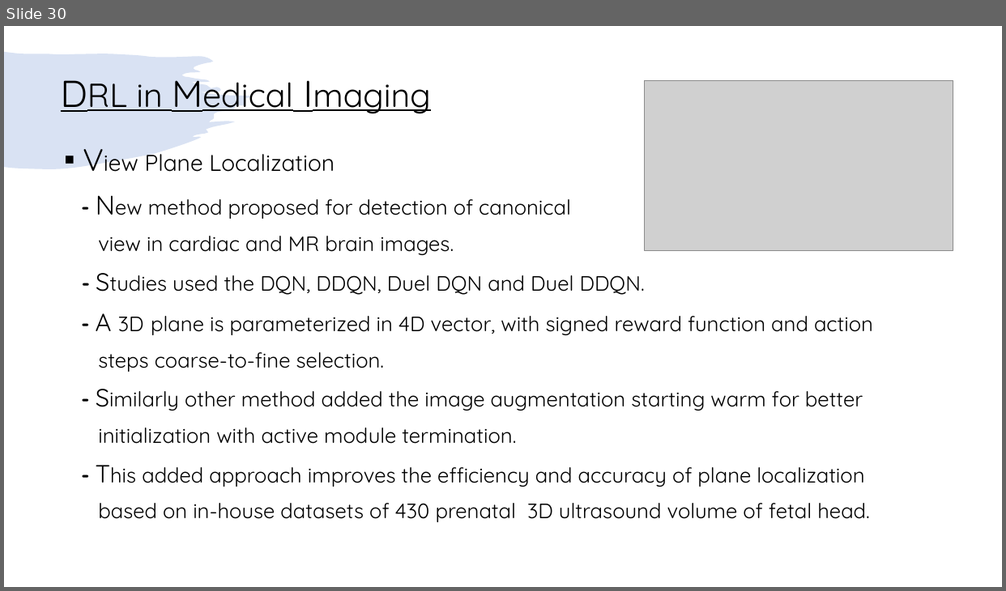
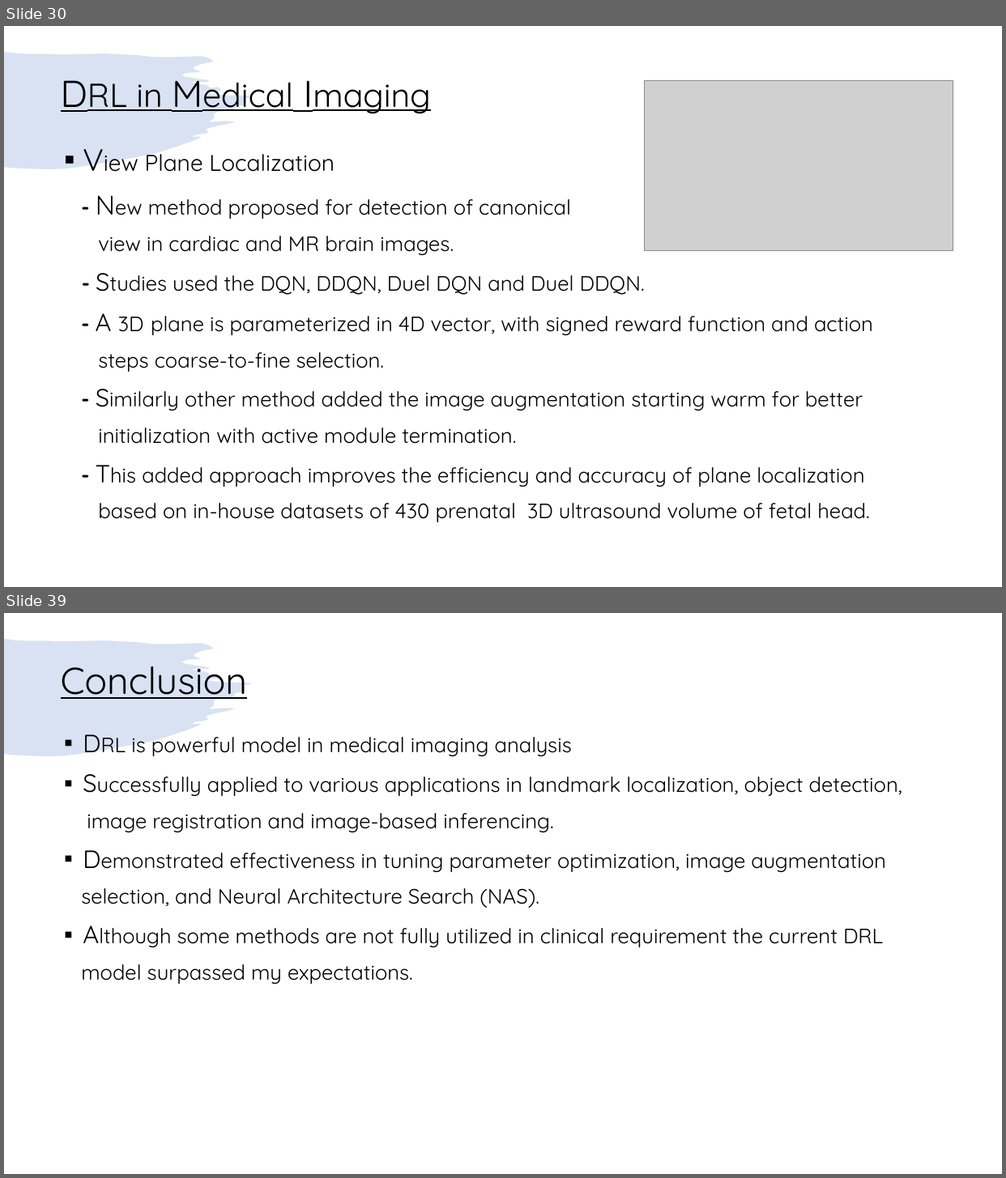
Before and after one commit to jocelynbaduria/cmpe-258_Deep-Learning, a slide deck: Short Story/Jocelyn_Baduria_DRL_Imaging_Literature_Review.pptx. Shown one above the other, each under a label of ours: slide 30 before the commit, slides 30 and 39 after it; the slides between them are not shown. The pictures are 1006x591 and 1006x1178 pixels, drawn with LibreOffice and Linux fonts; fonts in the diff are those of the drawing; grey boxes stand for pictures. Boxes give left, top, right and bottom in pixels: in the first picture for what was removed or moved away, otherwise in the second. Text is boxed around its words. In the diff, an @@ line names an element or a change of style, - is before the commit and + after.

```diff
--- a/Short Story/Jocelyn_Baduria_DRL_Imaging_Literature_Review.pptx
+++ b/Short Story/Jocelyn_Baduria_DRL_Imaging_Literature_Review.pptx
@@ slide 39 added at box(4, 613, 1002, 1174), background #FFFFFF; not listed: 1 template element that a slide beside it also shows @@
@@ text added at box(61, 666, 247, 699), 36 pt, text #000000, underline @@
+Conclusion
@@ text added at box(81, 737, 902, 984), 20 pt, text #000000 @@
+▪ DRL is powerful model in medical imaging analysis
+▪ Successfully applied to various applications in landmark localization, object detection,
+image registration and image-based inferencing.
+▪ Demonstrated effectiveness in tuning parameter optimization, image augmentation
+selection, and Neural Architecture Search (NAS).
+▪ Although some methods are not fully utilized in clinical requirement the current DRL
+model surpassed my expectations.
```
Also in this commit, not shown: 10 slides changed, 2 other slides added, 2 slides removed.
